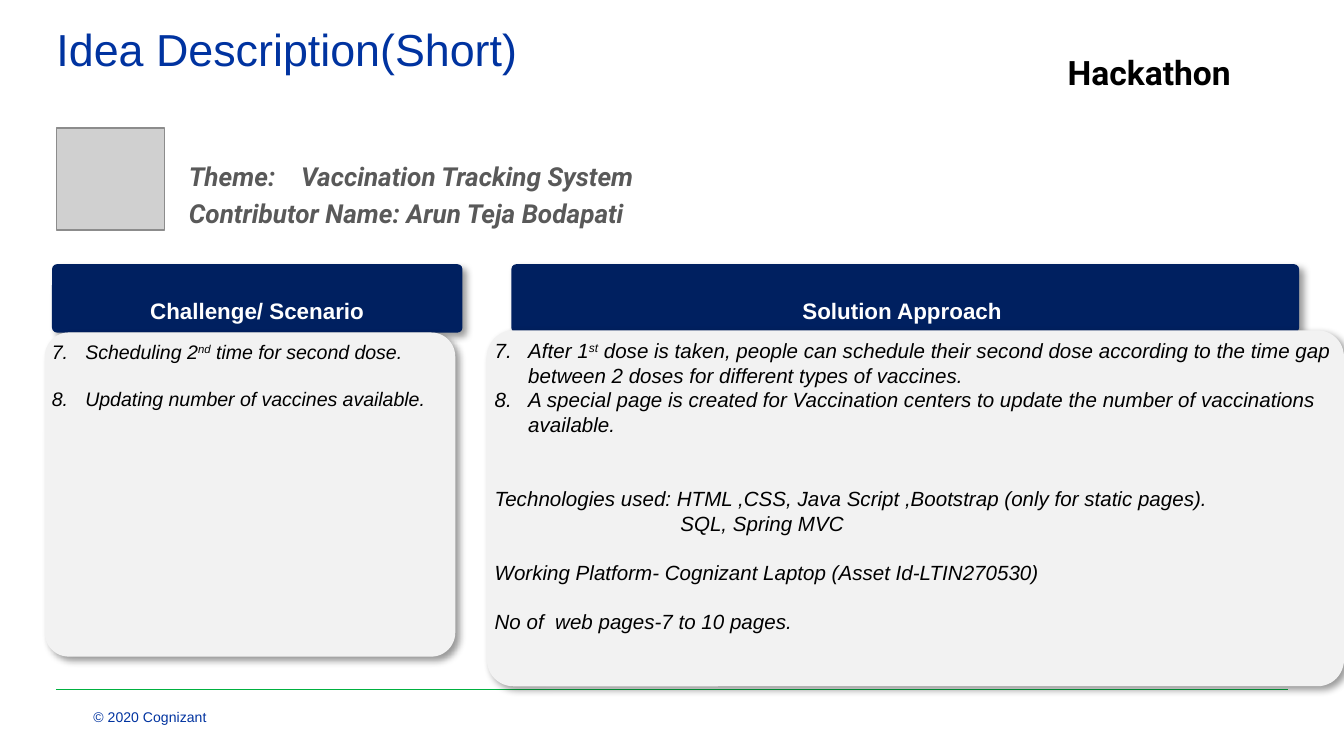
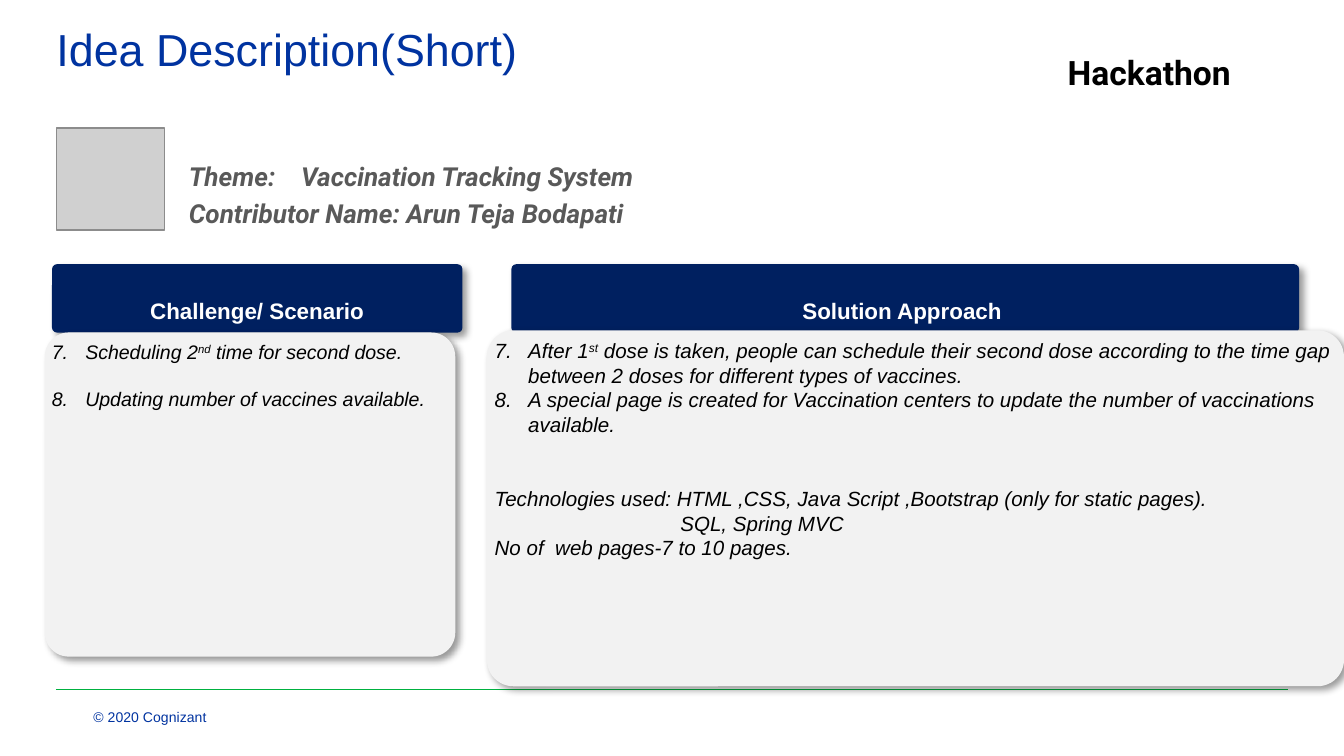
Before and after one commit to aruntejateja1/tusk, a slide deck: slide 3 of Hackathon_Template_Arun Teja.pptx. Drawn at 1344x756 pixels with LibreOffice and Linux fonts; fonts in the diff are those of the drawing; grey boxes stand for pictures; background and template pictures are left out. Boxes give left, top, right and bottom in pixels: in the first picture for what was removed or moved away, otherwise in the second. Text is boxed around its words. In the diff, an @@ line names an element or a change of style, - is before the commit and + after.

```diff
--- a/Hackathon_Template_Arun Teja.pptx
+++ b/Hackathon_Template_Arun Teja.pptx
@@ text in rounded rectangle at (x1=495, y1=565, x2=1039, y2=585): paragraph removed @@
-Working Platform- Cognizant Laptop (Asset Id-LTIN270530)
```
Also in this commit, not shown: 1 other slide changed.
